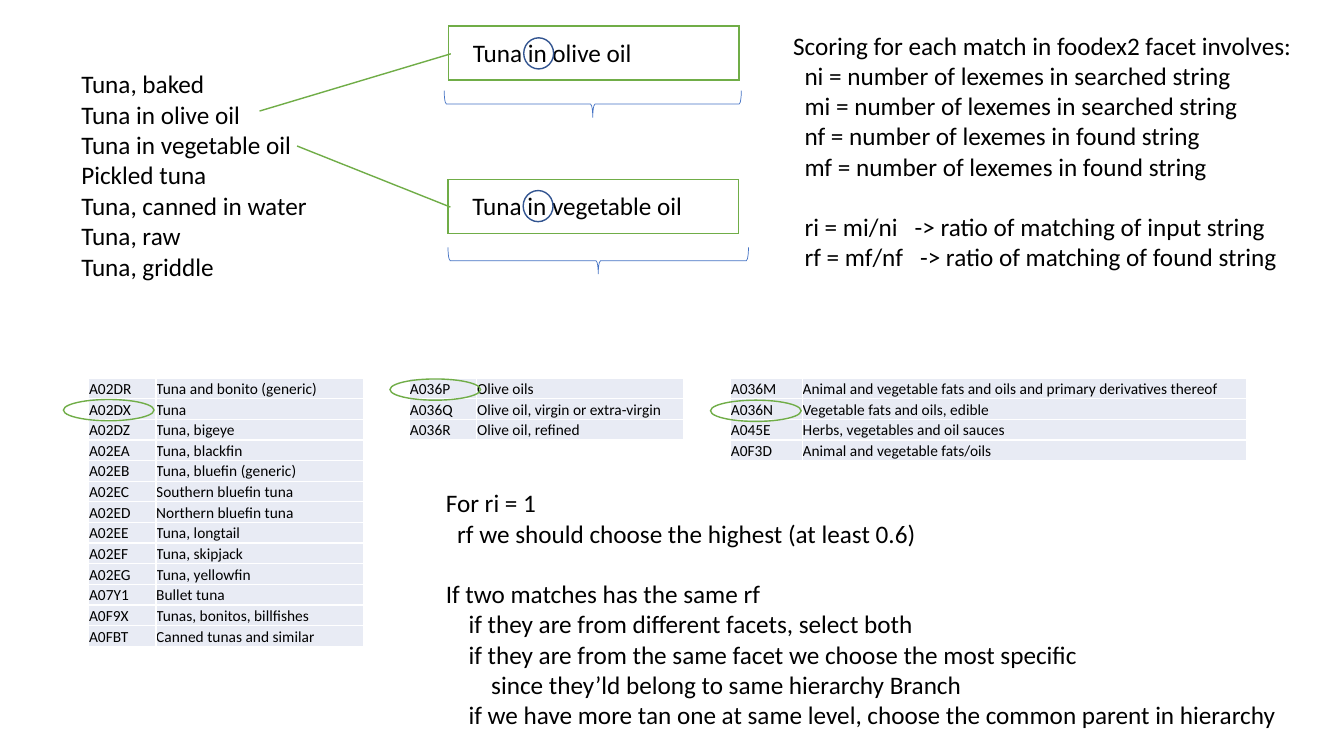
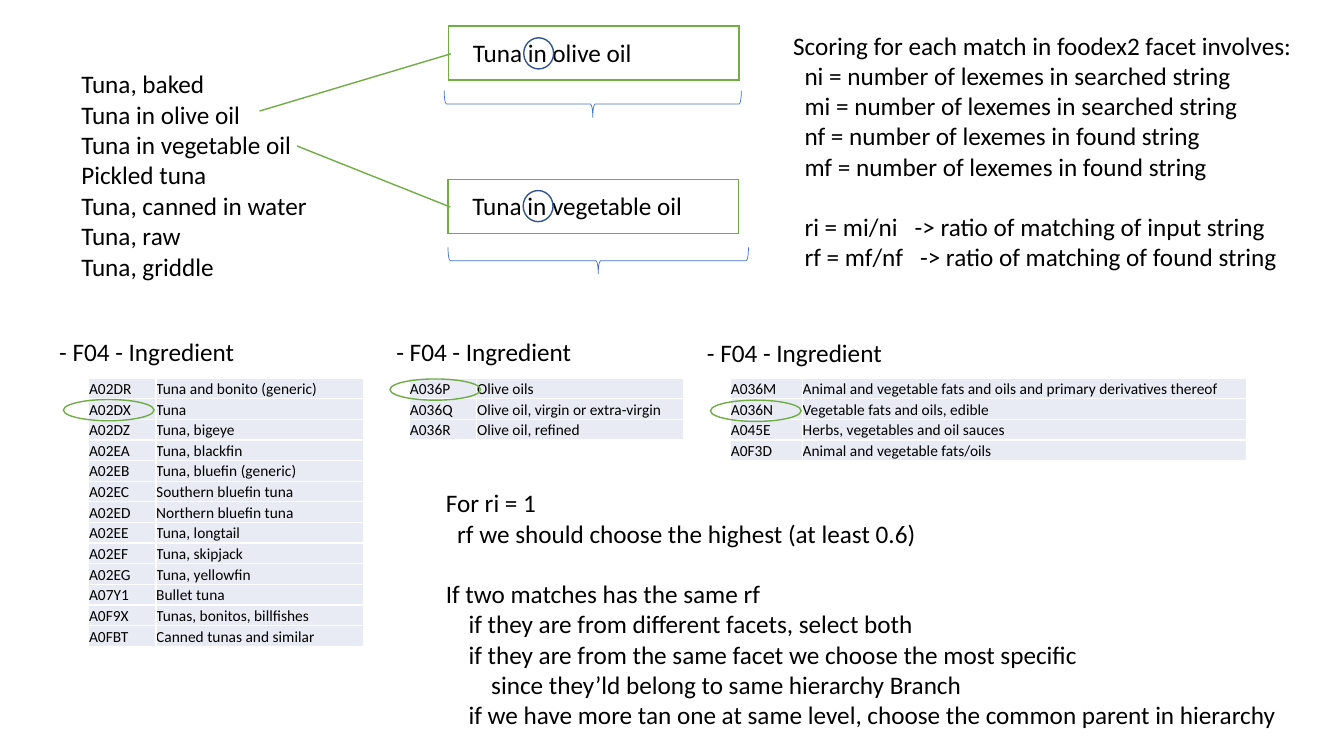
Before and after one commit to javieruhk/RecipeManager, a slide deck: slide 6 of datos/matcher_ideas.pptx. Drawn at 1344x756 pixels with LibreOffice and Linux fonts; fonts in the diff are those of the drawing. Boxes give left, top, right and bottom in pixels: in the first picture for what was removed or moved away, otherwise in the second. Text is boxed around its words. In the diff, an @@ line names an element or a change of style, - is before the commit and + after.

```diff
--- a/datos/matcher_ideas.pptx
+++ b/datos/matcher_ideas.pptx
@@ text added at (73,343,234,366), 18 pt, text #000000 @@
+- F04 - Ingredient
@@ text added at (410,343,571,366), 18 pt, text #000000 @@
+- F04 - Ingredient
@@ text added at (720,344,881,367), 18 pt, text #000000 @@
+- F04 - Ingredient
```
Also in this commit, not shown: 2 other slides changed, 5 slides added.
